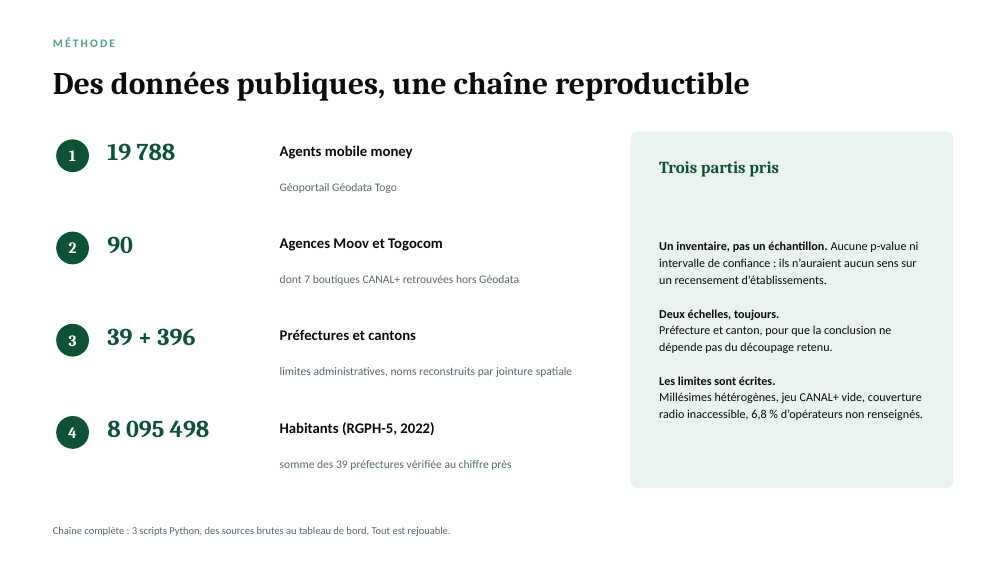
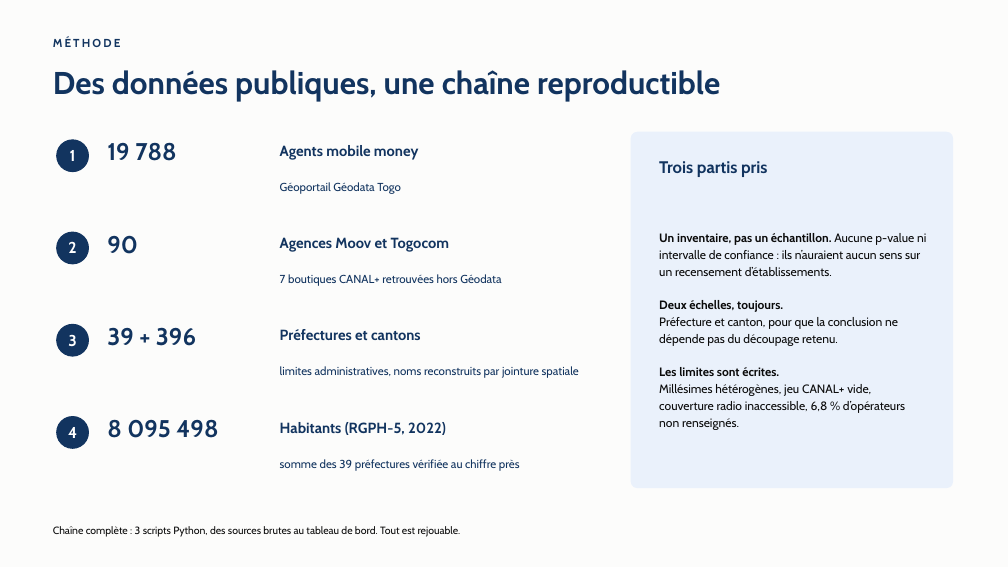
Before and after one commit to jack-junior/togo-acces-numerique, a slide deck: slide 2 of rapport/Rapport_Defi1_Acces_numerique_Togo.pptx. Drawn at 1008x567 pixels with LibreOffice and Linux fonts; fonts in the diff are those of the drawing. Boxes give left, top, right and bottom in pixels: in the first picture for what was removed or moved away, otherwise in the second. Text is boxed around its words. In the diff, an @@ line names an element or a change of style, - is before the commit and + after.

Commit message:
Correct and refresh challenge report
Correct stale report figures and dashboard wording, then apply a clearer blue, teal, and orange visual palette while preserving all ten slides and embedded charts.

```diff
--- a/rapport/Rapport_Defi1_Acces_numerique_Togo.pptx
+++ b/rapport/Rapport_Defi1_Acces_numerique_Togo.pptx
@@ background #FFFFFF to #FCFCFB @@
@@ text "MÉTHODE" at (53, 38, 120, 47): font Calibri to Cabin, text colour #4FA47C to #12345F @@
@@ text "Des données publiques, une chaîne ..." at (53, 70, 720, 101): font Cambria to Cabin, text colour #0B0B0B to #12345F @@
@@ rounded rectangle at (631, 132, 953, 488): fill #EAF3EE to #EAF1FB; outline #EAF3EE 1 pt to #EAF1FB 1 pt @@
@@ font Cambria to Cabin, text colour #0E5236 to #12345F in 5 elements at (107, 142, 176, 161), (107, 235, 138, 254), (107, 327, 196, 346), (107, 419, 218, 438), (659, 161, 767, 177) @@
@@ text "Un inventaire, pas un échantillon. ..." at (659, 233, 926, 430): font Calibri to Cabin @@
@@ text at (280, 274, 501, 286): text changed; font Calibri to Cabin; text colour #5A6B62 to #12345F @@
-dont 7 boutiques CANAL+ retrouvées hors Géodata
+7 boutiques CANAL+ retrouvées hors Géodata
@@ fill #0E5236 to #12345F; outline #0E5236 1 pt to #12345F 1 pt in 4 elements at (57, 140, 88, 172), (57, 232, 88, 264), (57, 324, 88, 356), (57, 417, 88, 448) @@
@@ font Calibri to Cabin, text colour #0B0B0B to #12345F in 4 elements at (280, 145, 419, 160), (280, 237, 450, 252), (280, 329, 421, 340), (280, 422, 446, 435) @@
@@ font Cambria to Cabin in 4 elements at (70, 150, 76, 161), (68, 241, 76, 253), (68, 335, 76, 346), (68, 427, 77, 438) @@
@@ font Calibri to Cabin, text colour #5A6B62 to #12345F in 3 elements at (280, 182, 401, 194), (280, 366, 579, 378), (280, 459, 520, 471) @@
@@ text "Chaîne complète : 3 scripts ..." at (53, 526, 461, 537): font Calibri to Cabin, text colour #5A6B62 to #0B0B0B @@
```
Also in this commit, not shown: 9 other slides changed.
